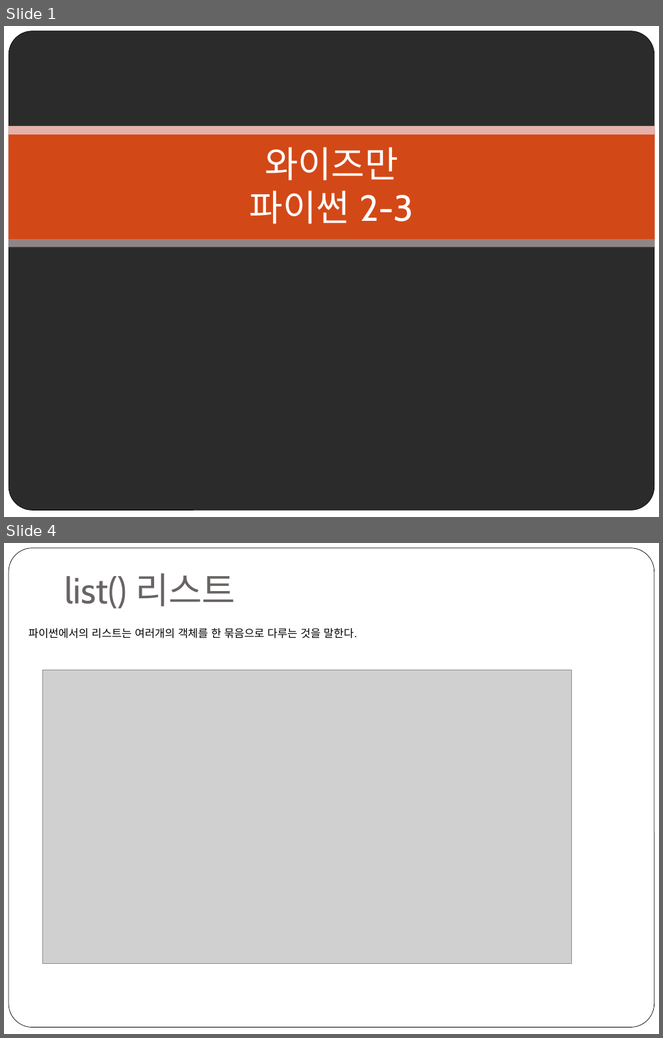
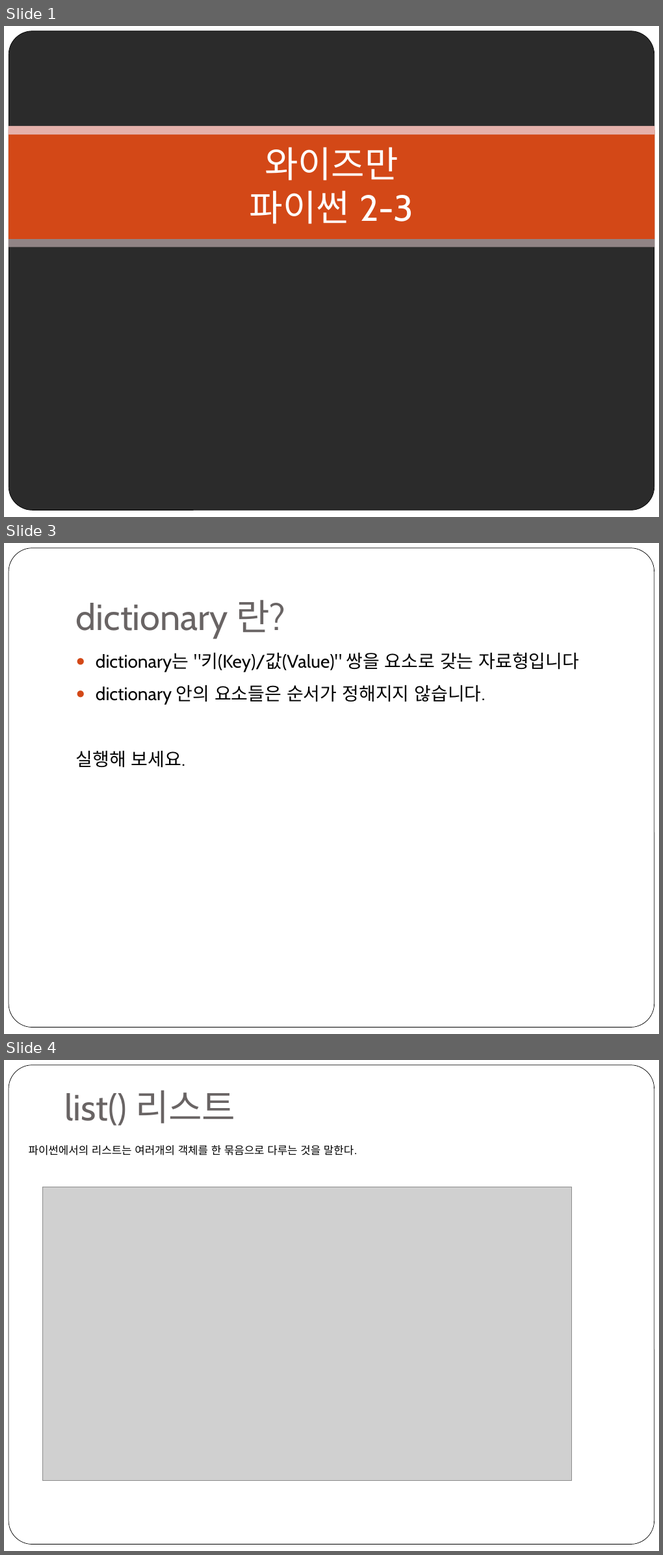
Before and after one commit to freshmea/weizman_python_class, a slide deck: textbook/파이썬2-3교시.pptx. Shown one above the other, each under a label of ours: slides 1 and 4 before the commit, slides 1, 3 and 4 after it; the slides between them are not shown. The pictures are 663x1038 and 663x1555 pixels, drawn with LibreOffice and Linux fonts; fonts in the diff are those of the drawing; grey boxes stand for pictures; background and template pictures are left out; a plain dark background stands for a picture behind light text. Boxes give left, top, right and bottom in pixels: in the first picture for what was removed or moved away, otherwise in the second. Text is boxed around its words. In the diff, an @@ line names an element or a change of style, - is before the commit and + after.

```diff
--- a/textbook/파이썬2-3교시.pptx
+++ b/textbook/파이썬2-3교시.pptx
@@ slide 3 added at (4, 543, 659, 1034), background #FFFFFF; not listed: 1 template element that a slide beside it also shows @@
@@ title added at (76, 600, 285, 639), 40 pt, text #696464 @@
+dictionary 란?
@@ text added at (76, 652, 580, 768), 20 pt, text #000000 @@
+● dictionary는 "키(Key)/값(Value)" 쌍을 요소로 갖는 자료형입니다
+● dictionary 안의 요소들은 순서가 정해지지 않습니다.
+실행해 보세요.
```
Also in this commit, not shown: 1 slide changed, 1 slide removed, 1 other file.
